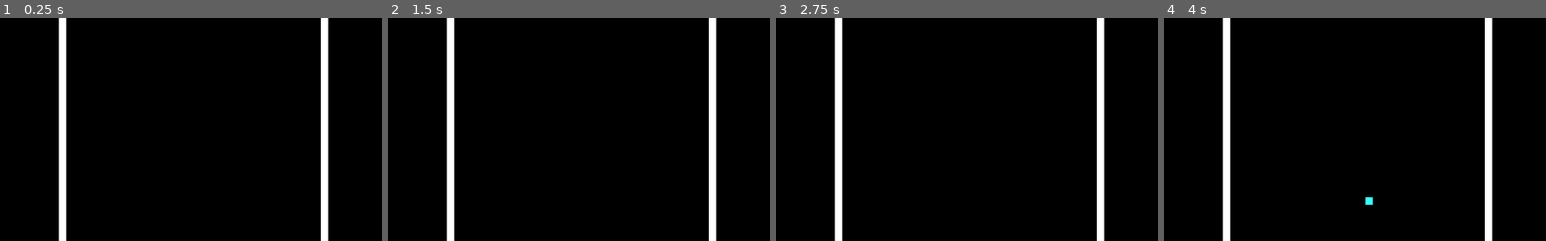
Above: before the commit, frames 1-4 (left to right).
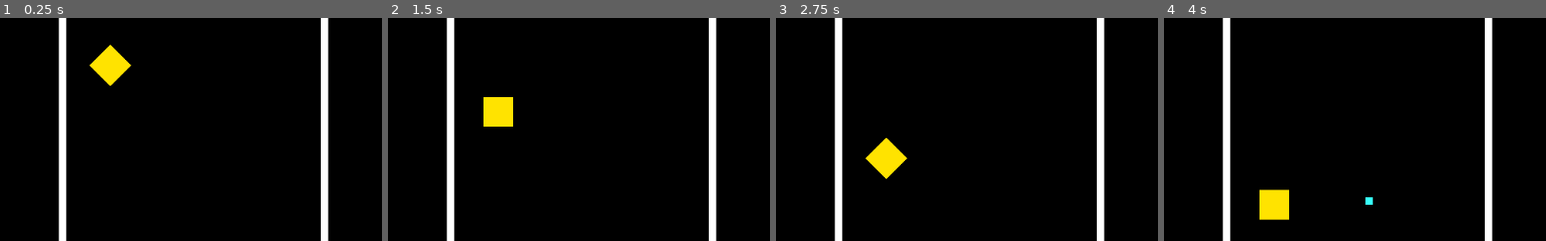
Above: after the commit, the same moments.

Repository: johnnybigoode-zz/not-gradius
Game: Godot game, scene res://MainRoot.tscn
The game is run twice, just before and just after one commit, with the same random seed, the same clock (stepped at 60 frames per second) and the same inputs.
Inputs:
- Up to frame 1 (0.25 s): no input
- Up to frame 2 (1.5 s): tap Enter (ui_accept) at 0.5, 0.77 s; hold Right (ui_right) 0.53-1.28 s; hold Left (ui_left) from 1.28 s (still down)
- Up to frame 3 (2.75 s): tap Enter (ui_accept) at 1.52 s; release Left (ui_left) at 2.03 s; hold Right (ui_right) from 2.03 s (still down)
- Up to frame 4 (4 s): tap Enter (ui_accept) at 3.02, 3.77 s; release Right (ui_right) at 3.53 s; hold Left (ui_left) from 3.53 s (still down)
The pictures show only the part of the screen within x 25-75%, y 25-75%; the shares and areas given below are measured in that part.

The runs differ from the first frame. In frame 1, 1.1% of the frame differs, in the area x 23-35%, y 11-31%; in frame 2, 1.0%; in frame 3, 1.1%; in frame 4, 1.1%.

Commit message:
Spin enemy

Diff:
--- a/MainRoot.tscn
+++ b/MainRoot.tscn
@@ -6,6 +6,7 @@
 [ext_resource path="res://MainRoot.gd" type="Script" id=4]
 [ext_resource path="res://Borders.tscn" type="PackedScene" id=5]
 [ext_resource path="res://SmallerEnemy.tscn" type="PackedScene" id=6]
+[ext_resource path="res://SpinEnemy.tscn" type="PackedScene" id=7]
 
 [sub_resource type="RectangleShape2D" id=1]
 
@@ -55,4 +56,8 @@
 [node name="Borders" parent="." instance=ExtResource( 5 )]
 
 [node name="SmallerEnemy" parent="." instance=ExtResource( 6 )]
+
+[node name="SpinEnemy" parent="." instance=ExtResource( 7 )]
+position = Vector2( 0, 650 )
+
 [connection signal="area_entered" from="Shooter/Area2D" to="Shooter" method="_on_Area2D_area_entered"]
--- /dev/null
+++ b/SpinEnemy.tscn
@@ -0,0 +1,28 @@
+[gd_scene load_steps=3 format=2]
+
+[ext_resource path="res://SpinEnemy.gd" type="Script" id=1]
+
+[sub_resource type="RectangleShape2D" id=1]
+
+[node name="SpinEnemy" type="Node2D"]
+script = ExtResource( 1 )
+
+[node name="ColorRect" type="ColorRect" parent="."]
+margin_left = -20.2043
+margin_top = -19.7655
+margin_right = 19.7957
+margin_bottom = 20.2345
+color = Color( 1, 0.890196, 0, 1 )
+__meta__ = {
+"_edit_use_anchors_": false
+}
+
+[node name="Area2D" type="Area2D" parent="."]
+position = Vector2( -20.2043, -19.7655 )
+
+[node name="CollisionShape2D" type="CollisionShape2D" parent="Area2D"]
+position = Vector2( 20, 20 )
+scale = Vector2( 2, 2 )
+shape = SubResource( 1 )
+
+[connection signal="area_entered" from="Area2D" to="." method="_on_Area2D_area_entered"]
Not shown: 1 places in MainRoot.tscn that only renumber resources
